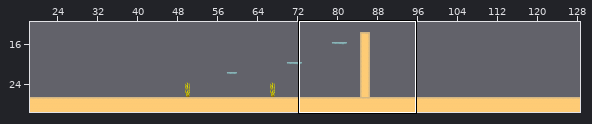
Tiled map -- assets/maps/nivel0.tmx. The first picture is a wide view before the edit; the outline marks the close-up.
Close-up. Before:
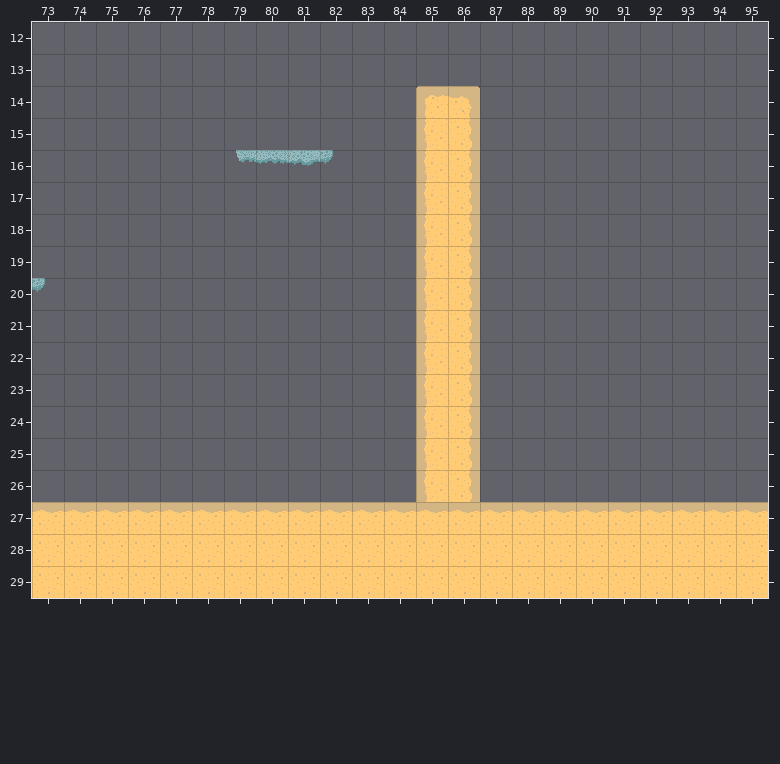
Cells are 32x32 px. Shown: x 73..95, y 12..29.
After:
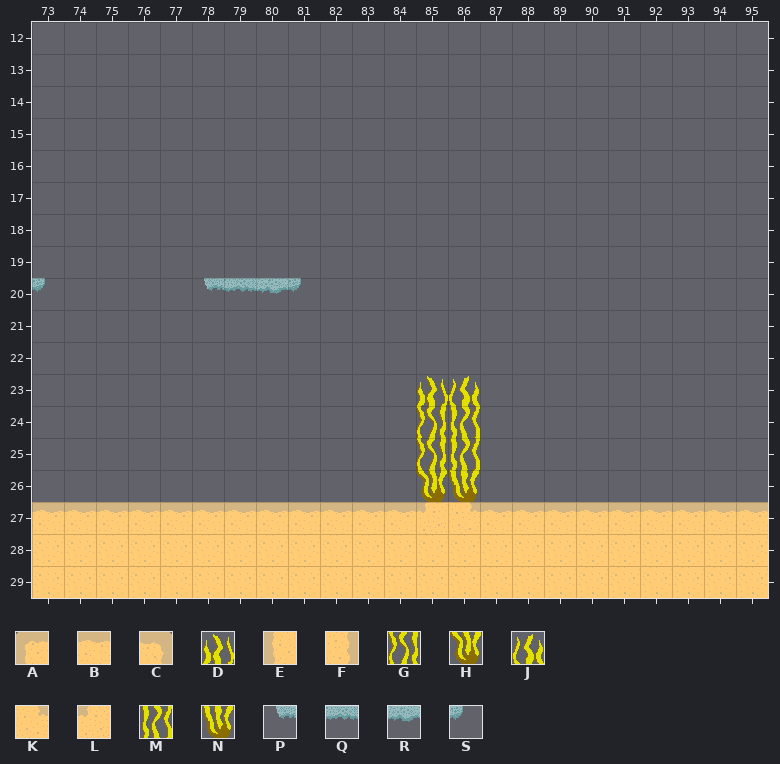
Key: from "Tiles - Beach": A 0, B 1, C 2, D 7, E 12, F 14, G 19, H 31, J 43, K 48, L 49, M 55, N 67, P 112, Q 113, R 114, S 115.
_ is an empty cell, . an unchanged one.
Change:
--- layer "Capa de patrones 1"
@@ x 78..86 @@
-14 .......AC
-15 .......EF
-16 .PQRS..EF
-17 .......EF
-18 .......EF
-19 .......EF
-20 ____...EF
-21 .......EF
-22 .......EF
-23 .......EF
-24 .......EF
-25 .......EF
-26 .......EF
-27 .......BB
+14 .......__
+15 .......__
+16 .____..__
+17 .......__
+18 .......__
+19 .......__
+20 PQRS...__
+21 .......__
+22 .......__
+23 .......DJ
+24 .......GM
+25 .......GM
+26 .......HN
+27 .......LK
Where, in picture pixels (left, top, right, bottom), the same in both close-ups:
changed: (416, 86, 480, 534)
removed: (236, 150, 333, 166)
added: (204, 278, 301, 294)
